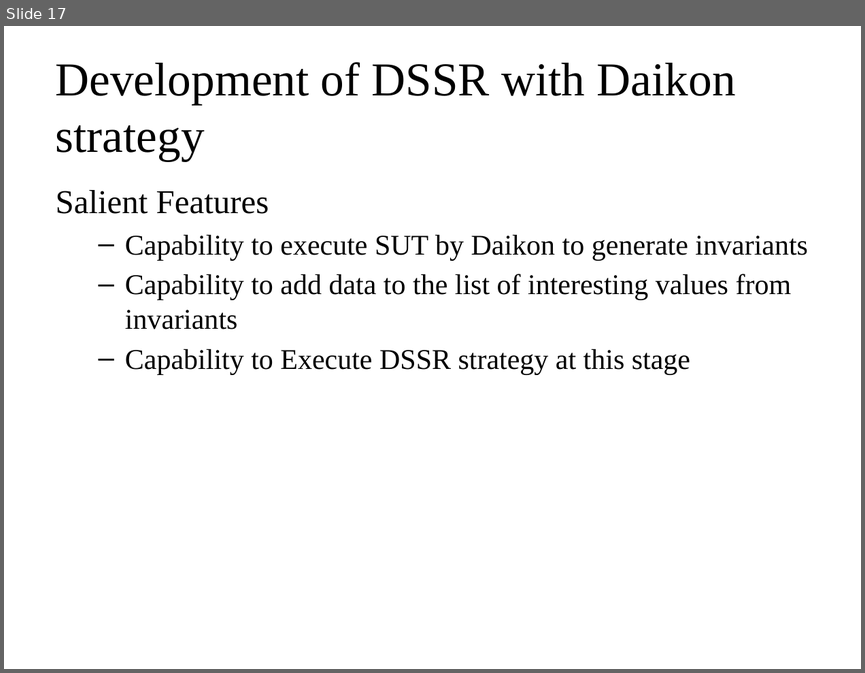
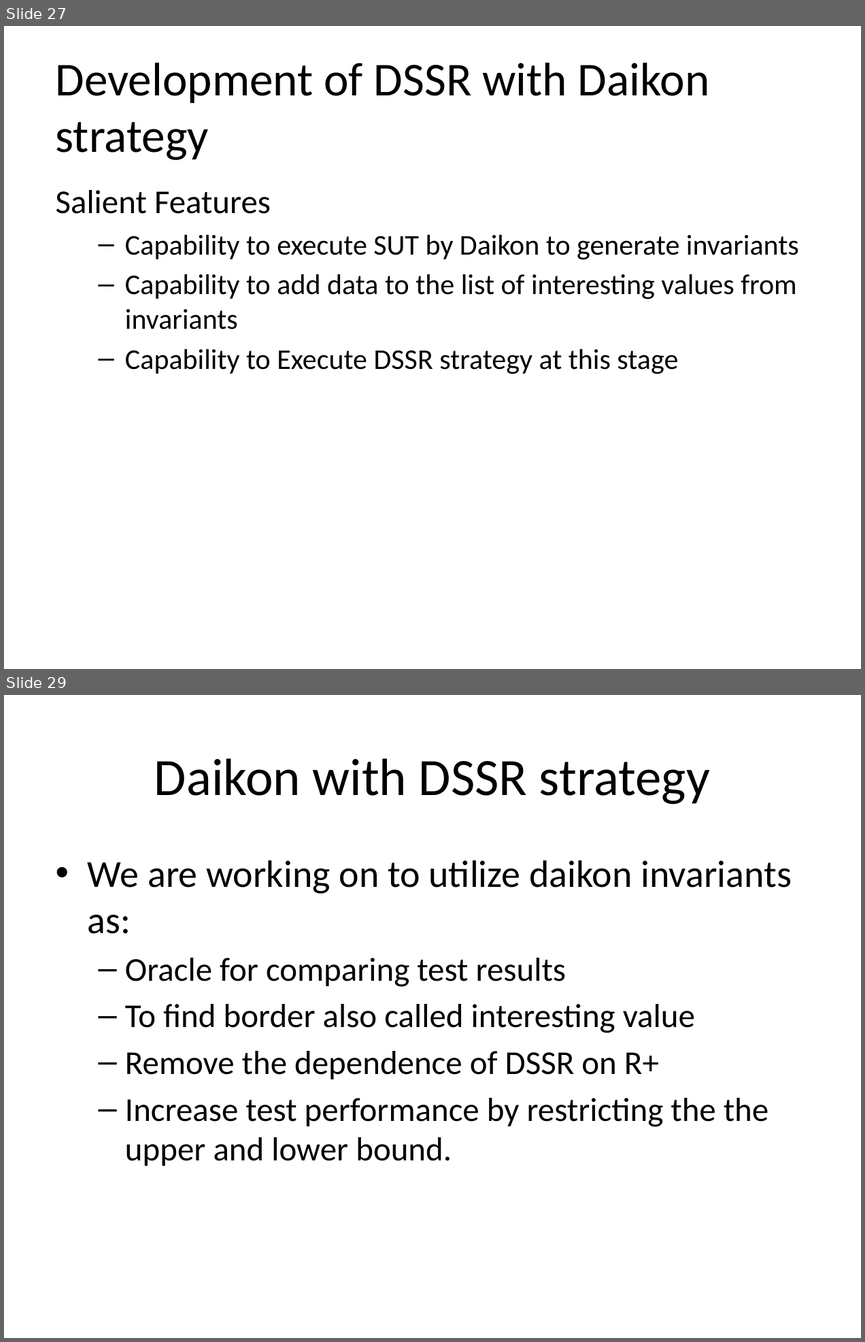
Before and after one commit to maochy/yeti-test, a slide deck: ThesisSeminar/newOne.pptx. Shown one above the other, each under a label of ours: slide 17 before the commit, slides 27 and 29 after it; the slides between them are not shown. The pictures are 865x673 and 865x1342 pixels, drawn with LibreOffice and Linux fonts; fonts in the diff are those of the drawing. Boxes give left, top, right and bottom in pixels: in the first picture for what was removed or moved away, otherwise in the second. Text is boxed around its words. In the diff, an @@ line names an element or a change of style, - is before the commit and + after.

```diff
--- a/ThesisSeminar/newOne.pptx
+++ b/ThesisSeminar/newOne.pptx
@@ slide 29 added at (4, 695, 861, 1338), background #FFFFFF @@
@@ title added at (154, 758, 710, 804), 44 pt, text #000000 @@
+Daikon with DSSR strategy
@@ text added at (88, 860, 791, 1166), 28 pt, text #000000 @@
+• We are working on to utilize daikon invariants as:
+  – Oracle for comparing test results
+  – To find border also called interesting value
+  – Remove the dependence of DSSR on R+
+  – Increase test performance by restricting the the upper and lower bound.
@@ what was slide 17 is now slide 27 @@
@@ slide 27 changed as well @@
@@ title "Development of DSSR with Daikon ..." at (56, 63, 710, 160): font Times New Roman to Calibri @@
@@ text "Salient Features" at (56, 190, 799, 374): font Times New Roman to Calibri @@
```
Also in this commit, not shown: 18 other slides changed, 9 other slides added, 1 slide removed, 1 other file.
